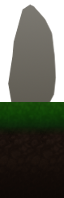
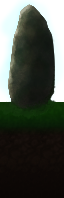
The second 64x198 image is a revision of the first. Changes to its layers:
added group "stone" with 4 layers above "grass #1" over [0, 0, 64, 120]
added layer "overlay" (soft light, 40%) in group "stone" over [0, 0, 64, 106]
added layer "bg copy #1" (20%) in group "stone" over [7, 4, 56, 114]
added layer "bg copy" in group "stone" over [0, 4, 56, 120]
added group "grass #1" with 3 layers above "behind" over [0, 102, 64, 198]
added layer "desaturation" (color, 30%) in group "grass #1" over [0, 102, 64, 198]
moved "grass" into group "grass #1" over [0, 102, 64, 198]
added layer "behind" (10%) above "Pasted Layer" over [0, 0, 60, 123]
hid "Pasted Layer" over [8, 4, 57, 117]
